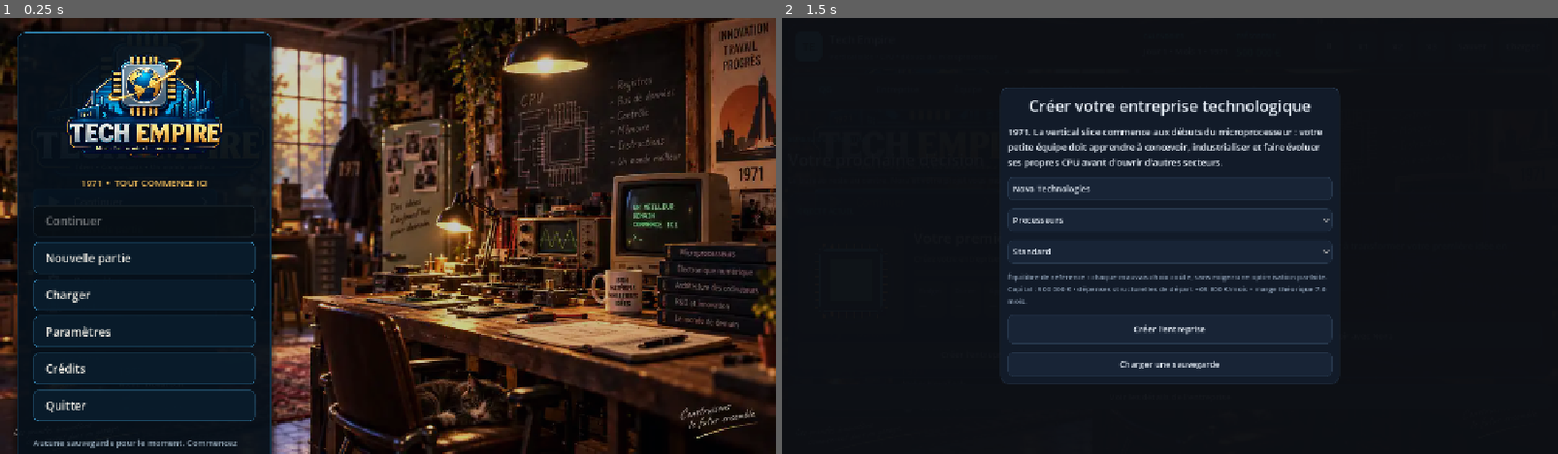
Above: before the commit, frames 1-2 (left to right).
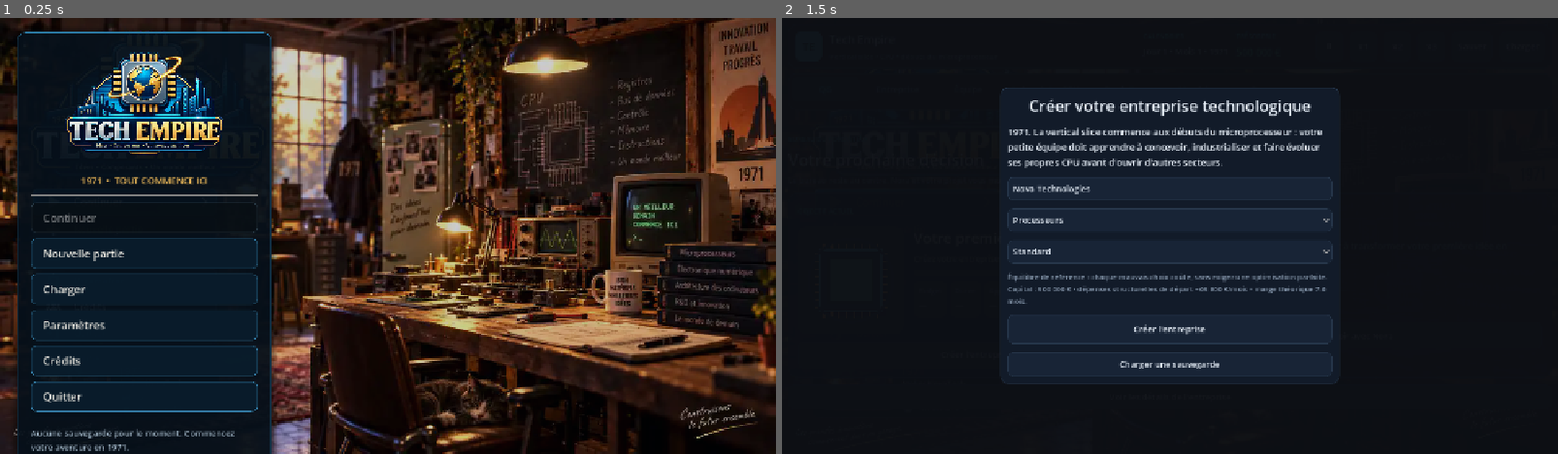
Above: after the commit, the same moments.

Repository: vadorus/addonhardwaregame2d
Game: Godot game, scene res://ui/MainMenuV031.tscn
The game is run twice, just before and just after one commit, with the same random seed, the same clock (stepped at 60 frames per second) and the same inputs.
Inputs:
- Up to frame 1 (0.25 s): no input
- Up to frame 2 (1.5 s): click "Nouvelle partie" at 0.5 s; click "Ⅱ" at 1.25 s

The runs differ from the first frame. In frame 1, 4.8% of the frame differs, in the area x 4-34%, y 7-100%; in frame 2, nothing differs.

Commit message:
polish(menu): reduce panel and logo weight on desktop

Diff:
--- a/ui/MainMenuV031.gd
+++ b/ui/MainMenuV031.gd
@@ -61,15 +61,15 @@
 
 	_left_panel = PanelContainer.new()
 	_left_panel.name = "MainMenuPanel"
-	_left_panel.custom_minimum_size = Vector2(420, 0)
+	_left_panel.custom_minimum_size = Vector2(390, 0)
 	_left_panel.add_theme_stylebox_override("panel", _panel_style())
 	row.add_child(_left_panel)
 
 	var margin := MarginContainer.new()
-	margin.add_theme_constant_override("margin_left", 26)
-	margin.add_theme_constant_override("margin_top", 22)
-	margin.add_theme_constant_override("margin_right", 26)
-	margin.add_theme_constant_override("margin_bottom", 22)
+	margin.add_theme_constant_override("margin_left", 22)
+	margin.add_theme_constant_override("margin_top", 18)
+	margin.add_theme_constant_override("margin_right", 22)
+	margin.add_theme_constant_override("margin_bottom", 18)
 	_left_panel.add_child(margin)
 
 	var column := VBoxContainer.new()
@@ -79,7 +79,7 @@
 	_logo = TextureRect.new()
 	_logo.name = "TechEmpireLogo"
 	_logo.texture = GAME_LOGO
-	_logo.custom_minimum_size = Vector2(360, 205)
+	_logo.custom_minimum_size = Vector2(320, 165)
 	_logo.expand_mode = TextureRect.EXPAND_IGNORE_SIZE
 	_logo.stretch_mode = TextureRect.STRETCH_KEEP_ASPECT_CENTERED
 	_logo.mouse_filter = Control.MOUSE_FILTER_IGNORE
@@ -157,9 +157,9 @@
 func _menu_button(label_text: String, primary := false) -> Button:
 	var button := Button.new()
 	button.text = label_text
-	button.custom_minimum_size = Vector2(360, 52)
+	button.custom_minimum_size = Vector2(330, 50)
 	button.alignment = HORIZONTAL_ALIGNMENT_LEFT
-	button.add_theme_font_size_override("font_size", 19)
+	button.add_theme_font_size_override("font_size", 18)
 	button.add_theme_color_override("font_color", TEXT)
 	button.add_theme_color_override("font_hover_color", Color.WHITE)
 	button.add_theme_stylebox_override("normal", _button_style(primary, false))
